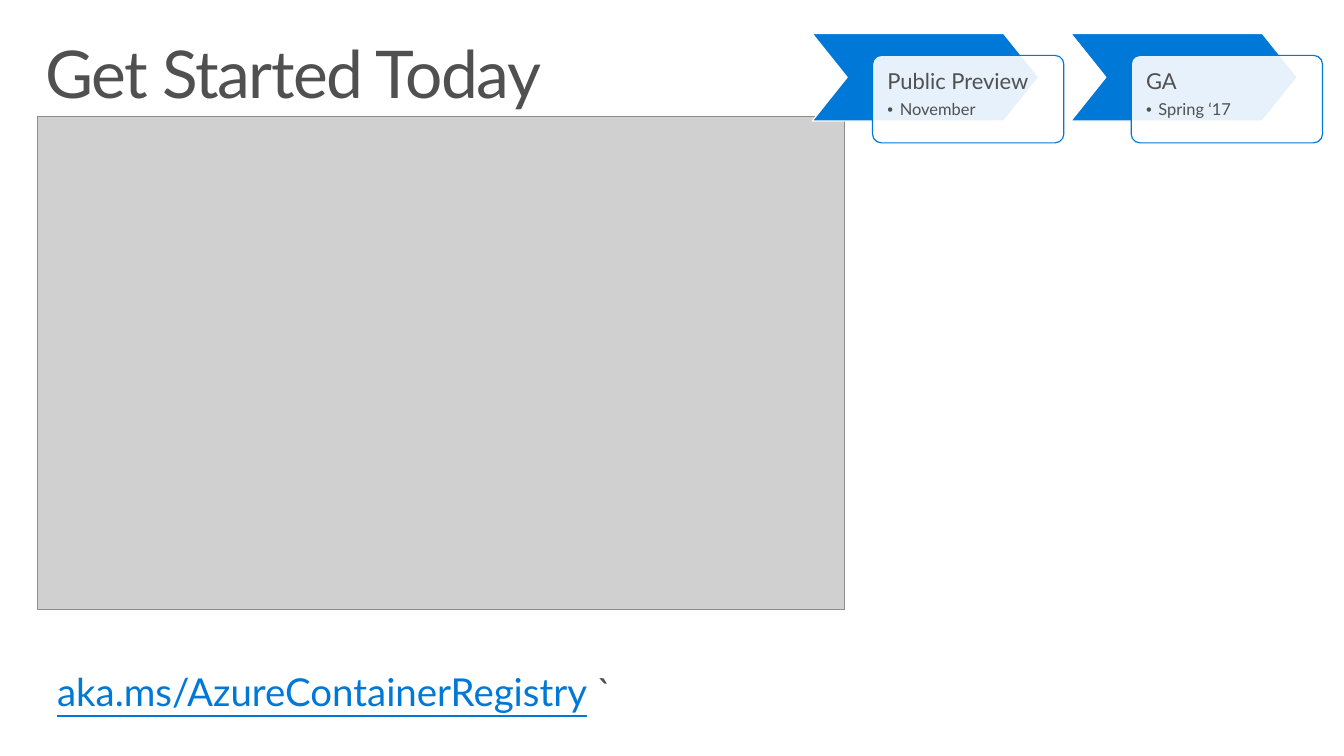
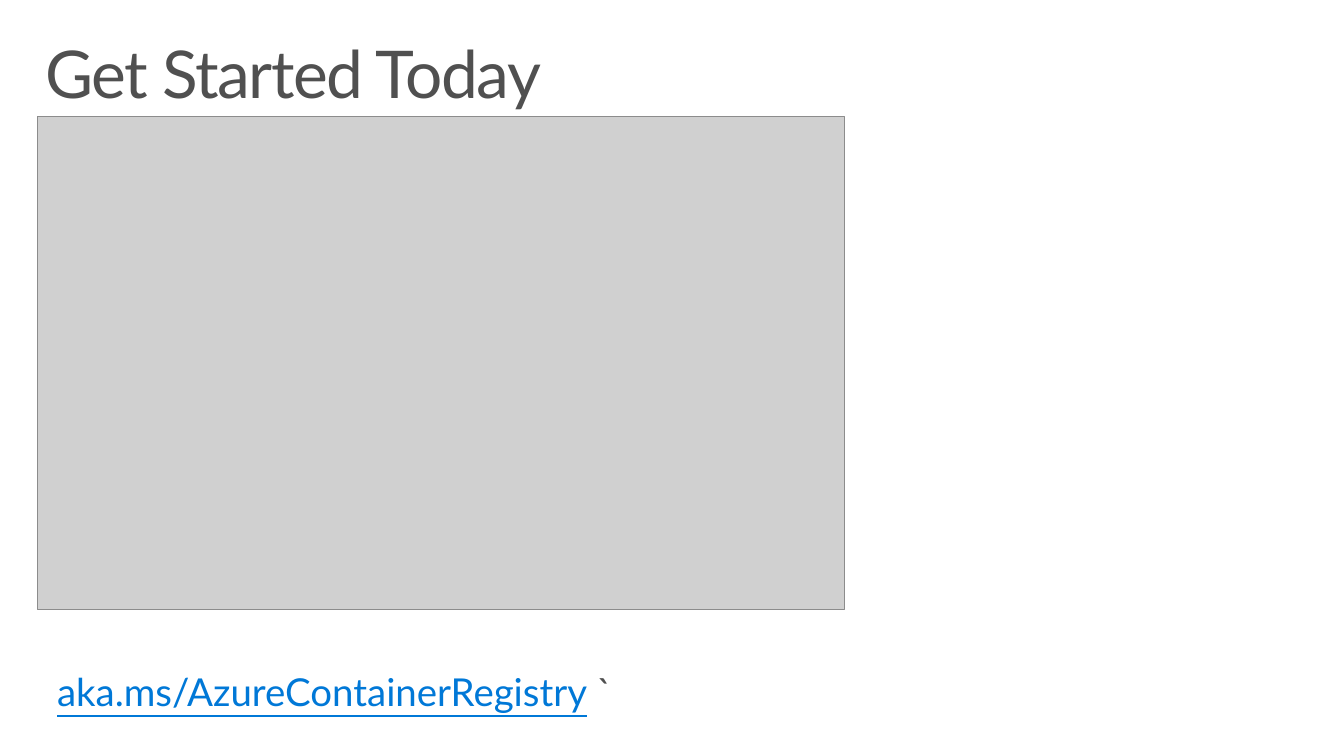
Before and after one commit to SteveLasker/Presentations, a slide deck: slide 6 of AzureContainerRegistry/AzureContainerRegistryOverview.pptx. Drawn at 1344x756 pixels with LibreOffice and Linux fonts; fonts in the diff are those of the drawing; grey boxes stand for pictures. Boxes give left, top, right and bottom in pixels: in the first picture for what was removed or moved away, otherwise in the second. Text is boxed around its words. In the diff, an @@ line names an element or a change of style, - is before the commit and + after.

```diff
--- a/AzureContainerRegistry/AzureContainerRegistryOverview.pptx
+++ b/AzureContainerRegistry/AzureContainerRegistryOverview.pptx
@@ group removed at <box>812,34,1323,142</box>: 2 chevrons, 2 rounded rectangles, 2 texts @@
-Public Preview
-  • November
-GA
-  • Spring ‘17
```
Also in this commit, not shown: 2 other slides changed, 4 other files.
